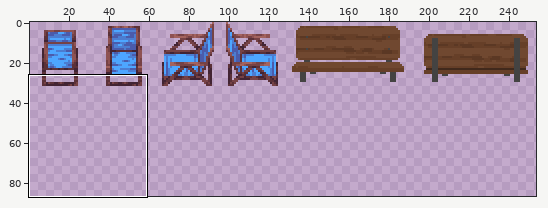
Sprite sheet, stored at images/furniture.png. The picture above shows the old version from afar; the outline marks the close-up.
Close-up. First the earlier version:
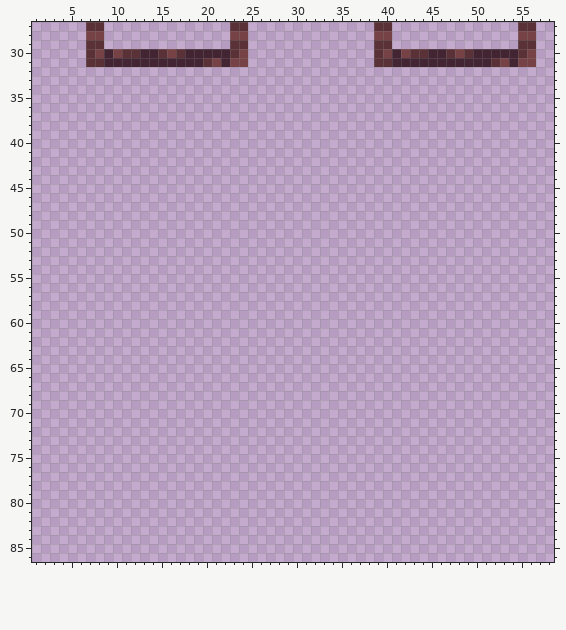
The file is 320x320 pixels. Shown: x 1..58, y 27..86. The wide view leaves out empty margins.
The same view after the edit:
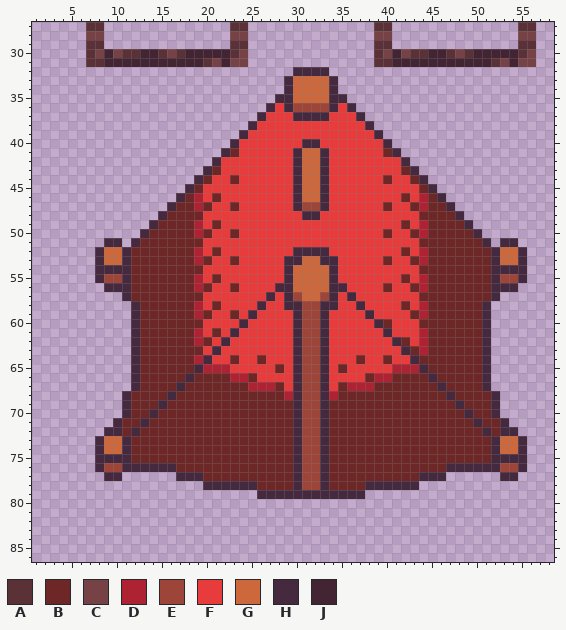
Palette (. is transparent): A #5b3138  B #6e2727  C #764245  D #ae2334  E #9e4539  F #e83b3b  G #cd683d  H #45293f  J #422433
The edit:
y 32: x 30..33 .... -> HHHH
y 33..34: x 29..34 ...... -> HGGGGH
y 35: x 28..35 ........ -> HHGGGGHH
y 36: x 27..36 .......... -> HFHEEEEHFH
y 37: x 26..37 ............ -> HFFFHHHHFFFH
y 38: x 25..38 .............. -> HFFFFFFFFFFFFH
y 39: x 24..39 ................ -> HFFFFFFFFFFFFFFH
y 40: x 23..40 .................. -> HFFFFFFFHHFFFFFFFH
y 41: x 22..41 .................... -> HBFFFFFFHGGHFFFFFFBH
y 42: x 21..42 ...................... -> HFFFFFFFFHGGHFFFFFFFFH
y 43: x 20..43 ........................ -> HBFFFFFFFFHGGHFFFFFFFFBH
y 44: x 19..44 .......................... -> HBFFBFFFFFFHGGHFFFFFFBFFBH
y 45: x 18..45 ............................ -> HBFFFFFFFFFFHGGHFFFFFFFFFFBH
y 46: x 17..46 .............................. -> HBDFBFFFFFFFFHGGHFFFFFFFFBFDBH
y 47: x 16..47 ................................ -> HBBDBFFBFFFFFFHEEHFFFFFFBFFBDBBH
y 48: x 15..48 .................................. -> HBBBBFFFFFFFFFFFHHFFFFFFFFFFFBBBBH
y 49: x 14..49 .................................... -> HBBBBDFBFFFFFFFFFFFFFFFFFFFFBFDBBBBH
y 50: x 13..50 ...................................... -> HBBBBBDBFFBFFFFFFFFFFFFFFFFBFFBDBBBBBH
y 51: x 9..10 .. -> HH; x 12..51 ........................................ -> HBBBBBBBFFFFFFFFFFFFFFFFFFFFFFFFBBBBBBBH; x 53..54 .. -> HH
y 52: x 8..55 ................................................ -> HGGHBBBBBBBDFBFFFFFFFFHHHHFFFFFFFFBFDBBBBBBBHGGH
y 53: x 8..55 ................................................ -> HGGHBBBBBBBDBFFBFFFFFHHGGHHFFFFFBFFBDBBBBBBBHGGH
y 54: x 8..55 ................................................ -> HHHHBBBBBBBBFFFFFFFFFHGGGGHFFFFFFFFFBBBBBBBBHHHH
y 55: x 8..55 ................................................ -> HEEHBBBBBBBDFBFFFFFFFHGGGGHFFFFFFFBFDBBBBBBBHEEH
y 56: x 9..54 .............................................. -> HHHBBBBBBBDBFFBFFFFHHGGGGHHFFFFBFFBDBBBBBBBHHH
y 57: x 11..52 .......................................... -> HBBBBBBBBFFFFFFFHFHEGGEHFHFFFFFFFBBBBBBBBH
y 58: x 12..51 ........................................ -> HBBBBBBDFBFFFFHFFHHEEHHFFHFFFFBFDBBBBBBH
y 59: x 12..51 ........................................ -> HBBBBBBDBFFBFHFFFFHEEHFFFFHFFFFBDBBBBBBH
y 60: x 12..51 ........................................ -> HBBBBBBBFFFFHFFFFFHEEHFFFFFHBFFFBBBBBBBH
y 61: x 12..51 ........................................ -> HBBBBBBDFBFHFFFFFFHEEHFFFFFFHFFFDBBBBBBH
y 62: x 12..51 ........................................ -> HBBBBBBDBFHFFFFFFFHEEHFFFFFFFHBFDBBBBBBH
y 63: x 12..51 ........................................ -> HBBBBBBBFHFFFFFFFFHEEHFFFFFFFFHBDBBBBBBH
y 64: x 12..51 ........................................ -> HBBBBBBDHFFBFFBFFFHEEHFFFBFFBFFHBBBBBBBH
y 65: x 12..51 ........................................ -> HBBBBBBHDDDFFFFFBFHEEHFBFFFFFDDDHBBBBBBH
y 66: x 12..51 ........................................ -> HBBBBBHBBBBDDBFFFFHEEHFFFFBDDBBBBHBBBBBH
y 67: x 12..51 ........................................ -> HBBBBHBBBBBBBDDDBFHEEHFBDDDBBBBBBBHBBBBH
y 68: x 11..52 .......................................... -> HBBBBHBBBBBBBBBBBBDHEEHDBBBBBBBBBBBBHBBBBH
y 69: x 11..52 .......................................... -> HBBBHBBBBBBBBBBBBBBHEEHBBBBBBBBBBBBBBHBBBH
y 70: x 11..52 .......................................... -> HBBHBBBBBBBBBBBBBBBHEEHBBBBBBBBBBBBBBBHBBH
y 71: x 10..53 ............................................ -> HBBHBBBBBBBBBBBBBBBBHEEHBBBBBBBBBBBBBBBBHBBH
y 72: x 9..54 .............................................. -> HHBHBBBBBBBBBBBBBBBBBHEEHBBBBBBBBBBBBBBBBBHBHH
y 73..74: x 8..55 ................................................ -> HGGHBBBBBBBBBBBBBBBBBBHEEHBBBBBBBBBBBBBBBBBBHGGH
y 75: x 8..55 ................................................ -> HHHHBBBBBBBBBBBBBBBBBBHEEHBBBBBBBBBBBBBBBBBBHHHH
y 76: x 8..55 ................................................ -> HEEHHHHHHBBBBBBBBBBBBBHEEHBBBBBBBBBBBBBHHHHHHEEH
y 77: x 9..10 .. -> HH; x 17..46 .............................. -> HHHBBBBBBBBBBHEEHBBBBBBBBBBHHH; x 53..54 .. -> HH
y 78: x 20..43 ........................ -> HHHHHHBBBBHEEHBBBBHHHHHH
y 79: x 26..37 ............ -> HHHHHHHHHHHH
Pixel boxes of the changes (left, top, right, bottom) in both close-ups:
added: (95, 67, 527, 499)
